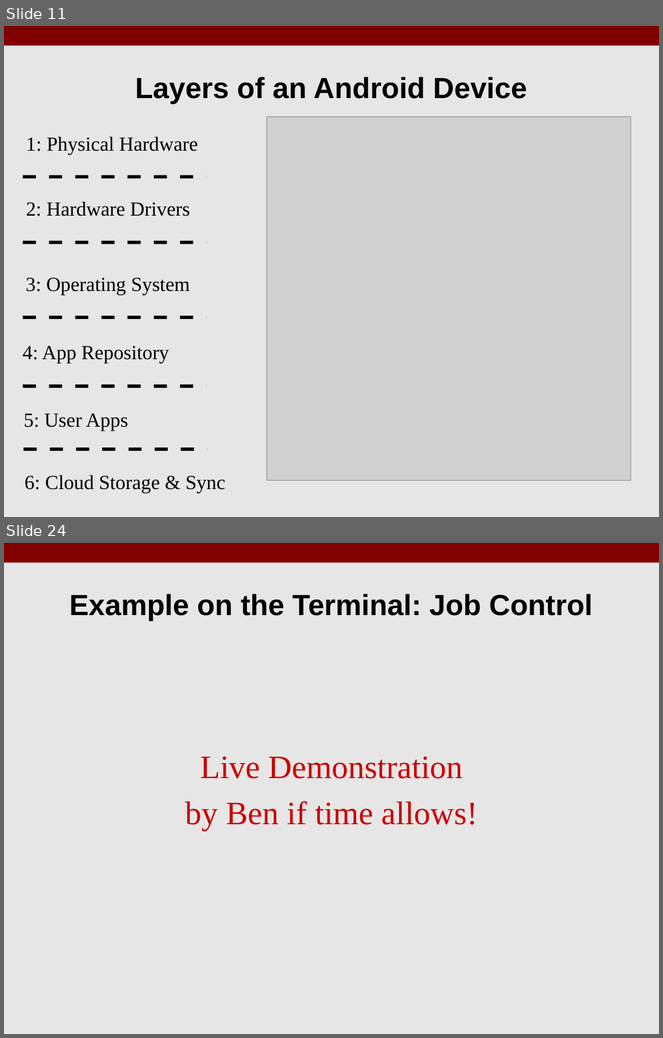
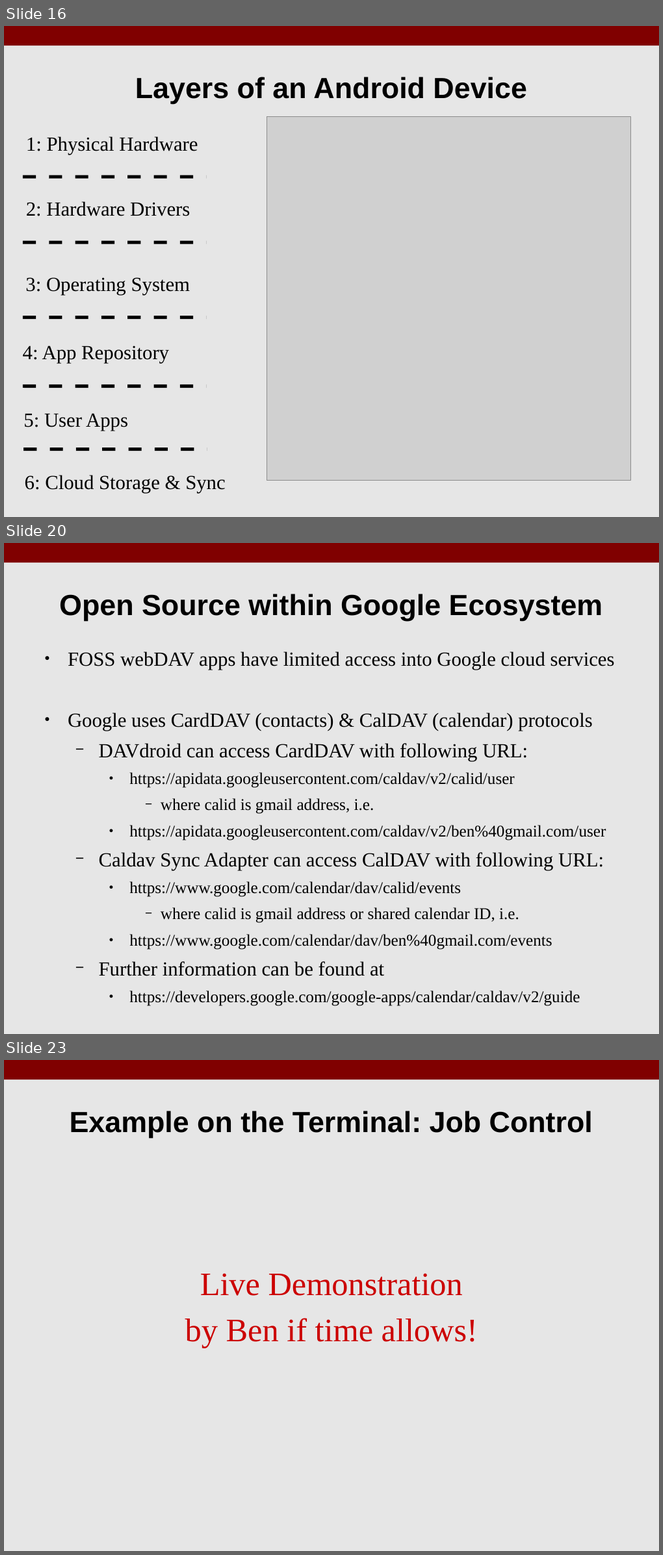
Before and after one commit to benroose/presentations, a slide deck: android_talk/KLF17_Android_Open_Source.odp. Shown one above the other, each under a label of ours: slides 11 and 24 before the commit, slides 16, 20 and 23 after it; the slides between them are not shown. The pictures are 663x1038 and 663x1555 pixels, drawn with LibreOffice and Linux fonts; fonts in the diff are those of the drawing; grey boxes stand for pictures. Boxes give left, top, right and bottom in pixels: in the first picture for what was removed or moved away, otherwise in the second. Text is boxed around its words. In the diff, an @@ line names an element or a change of style, - is before the commit and + after.

```diff
--- a/android_talk/KLF17_Android_Open_Source.odp
+++ b/android_talk/KLF17_Android_Open_Source.odp
@@ slide 20 added at [4,543,659,1034], background #E6E6E6; not listed: 1 template element that a slide beside it also shows @@
@@ title added at [59,594,603,621], 32 pt, text #000000, bold @@
+Open Source within Google Ecosystem
@@ text added at [68,652,615,1006], 18 pt, text #000000 @@
+● FOSS webDAV apps have limited access into Google cloud services
+● Google uses CardDAV (contacts) & CalDAV (calendar) protocols
+  − DAVdroid can access CardDAV with following URL:
+    ● https://apidata.googleusercontent.com/caldav/v2/calid/user
+      − where calid is gmail address, i.e.
+    ● https://apidata.googleusercontent.com/caldav/v2/ben%40gmail.com/user
+  − Caldav Sync Adapter can access CalDAV with following URL:
+    ● https://www.google.com/calendar/dav/calid/events
+      − where calid is gmail address or shared calendar ID, i.e.
+    ● https://www.google.com/calendar/dav/ben%40gmail.com/events
+  − Further information can be found at
+    ● https://developers.google.com/google-apps/calendar/caldav/v2/guide
@@ what was slide 11 is now slide 16 @@
@@ what was slide 24 is now slide 23 @@
```
Also in this commit, not shown: 6 slides changed, 7 other slides added, 10 slides removed, 18 other files.
